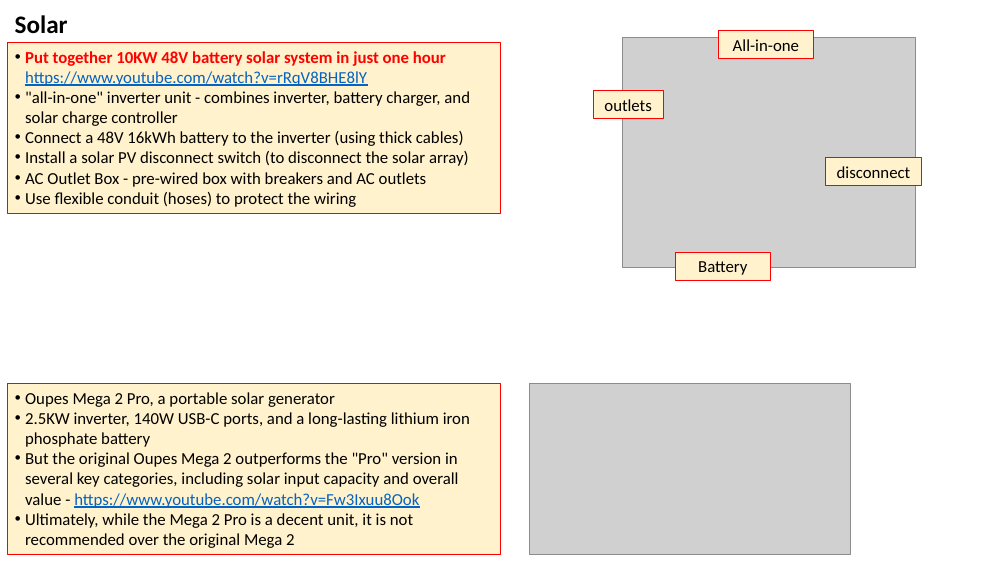
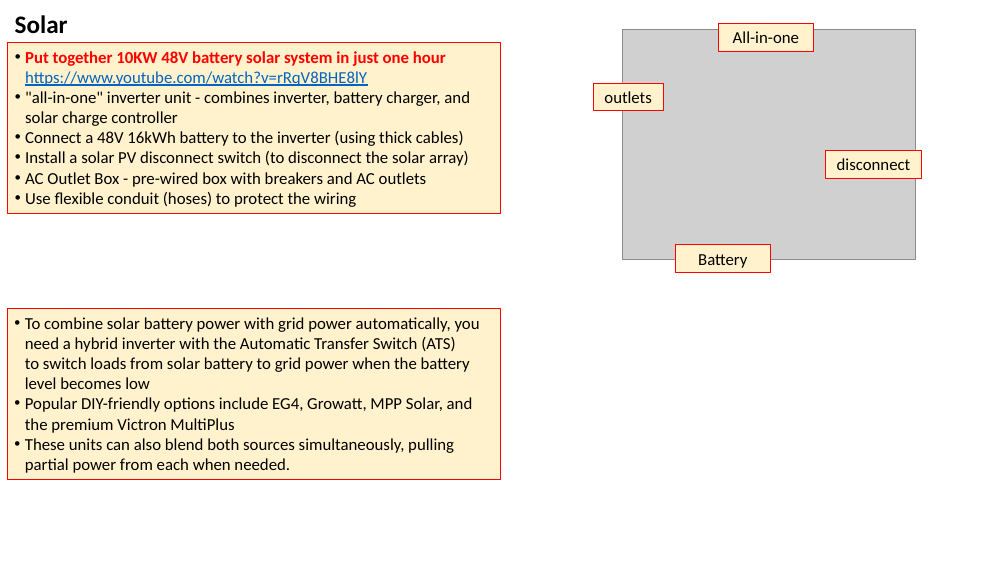
Before and after one commit to lselector/misc_farm, a slide deck: slide 1 of solar.pptx (slide 5 before the commit). Drawn at 1008x567 pixels with LibreOffice and Linux fonts; fonts in the diff are those of the drawing; grey boxes stand for pictures. Boxes give left, top, right and bottom in pixels: in the first picture for what was removed or moved away, otherwise in the second. Text is boxed around its words. In the diff, an @@ line names an element or a change of style, - is before the commit and + after.

Commit message:
update

```diff
--- a/solar.pptx
+++ b/solar.pptx
@@ picture: place and size @@
-picture at [622,37,915,267]
+picture at [622,29,915,259]
@@ rectangle "outlets": place and size @@
-rectangle "outlets" at [594,91,663,119]
+rectangle "outlets" at [594,83,663,111]
@@ 3 rectangles: place and size @@
-3 rectangles at [675,30,922,280]
+3 rectangles at [675,23,922,273]
@@ rectangle added at [7,308,500,479], fill #FFF2CC, outline #FF0000 0.56 pt, 12 pt, text #000000 @@
+• To combine solar battery power with grid power automatically, you need a hybrid inverter with the Automatic Transfer Switch (ATS)
+  to switch loads from solar battery to grid power when the battery level becomes low
+• Popular DIY-friendly options include EG4, Growatt, MPP Solar, and the premium Victron MultiPlus
+• These units can also blend both sources simultaneously, pulling partial power from each when needed.
@@ rectangle removed at [7,384,500,554] @@
-• Oupes Mega 2 Pro, a portable solar generator
-• 2.5KW inverter, 140W USB-C ports, and a long-lasting lithium iron phosphate battery
-• But the original Oupes Mega 2 outperforms the "Pro" version in several key categories, including solar input capacity and overall value - https://www.youtube.com/watch?v=Fw3Ixuu8Ook
-• Ultimately, while the Mega 2 Pro is a decent unit, it is not recommended over the original Mega 2
@@ picture removed at [530,384,851,554] @@
```
Also in this commit, not shown: 2 other slides changed, 1 slide added, 4 slides removed.
